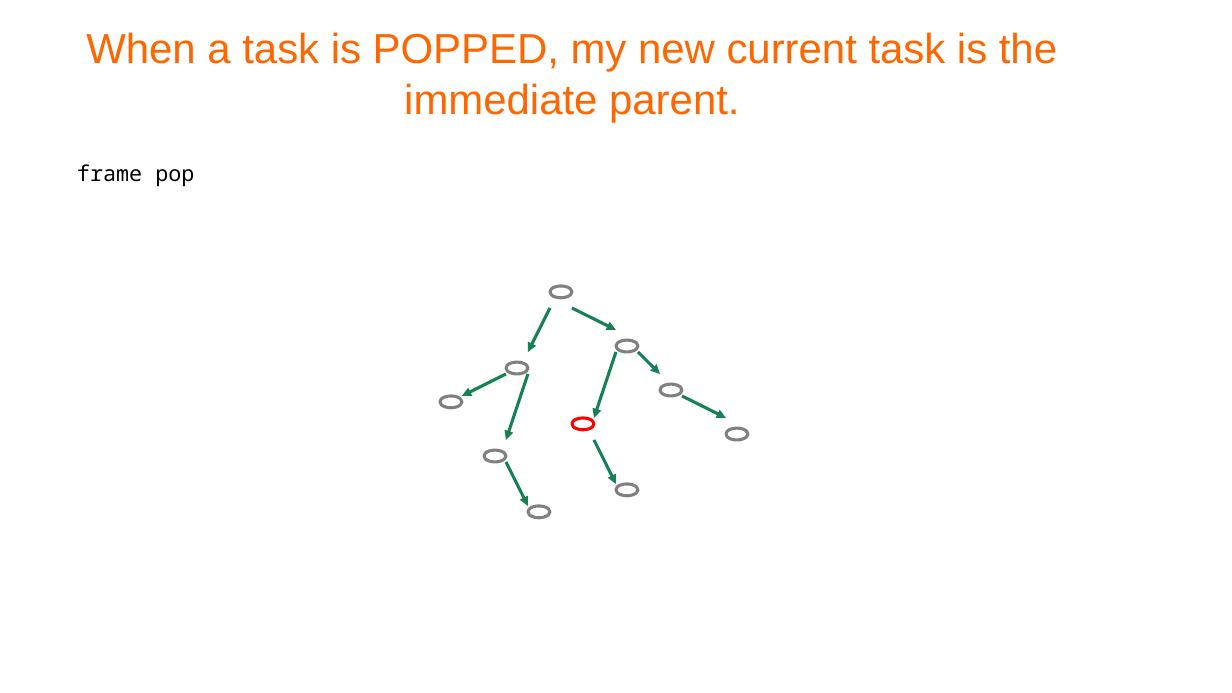
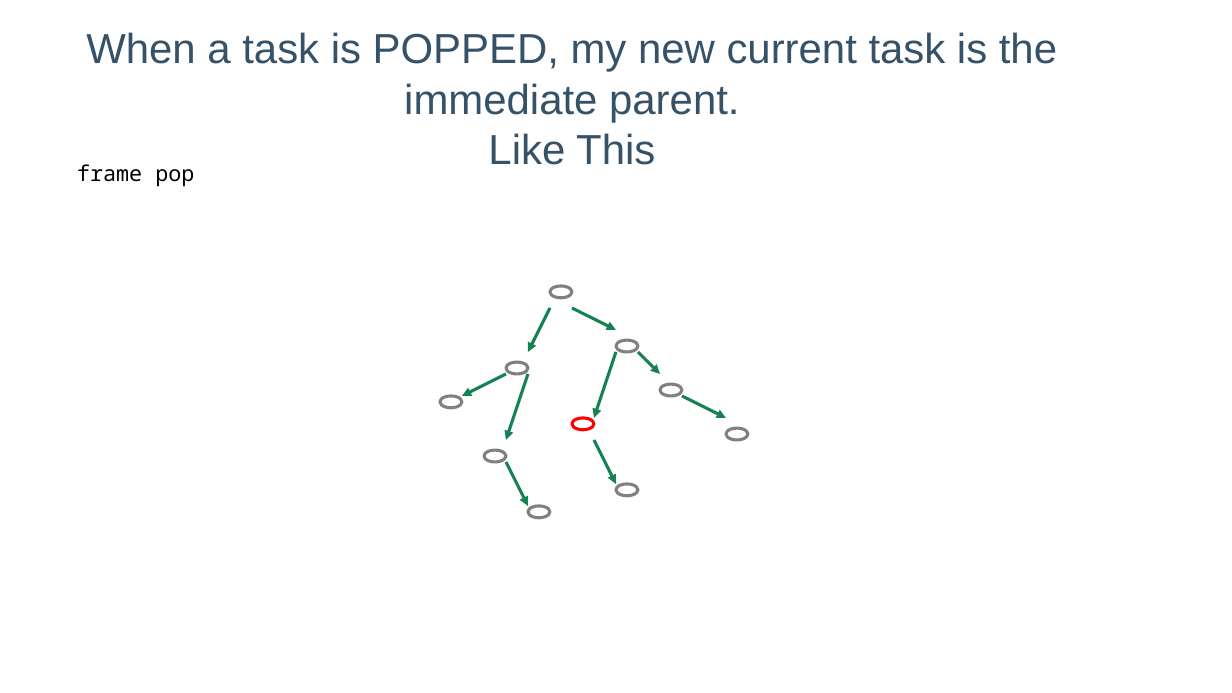
Before and after one commit to lelanthran/frame, a slide deck: slide 36 of docs/FrameIntroduction.odp. Drawn at 1232x693 pixels with LibreOffice and Linux fonts; fonts in the diff are those of the drawing; background and template pictures are left out. Boxes give left, top, right and bottom in pixels: in the first picture for what was removed or moved away, otherwise in the second. Text is boxed around its words. In the diff, an @@ line names an element or a change of style, - is before the commit and + after.

```diff
--- a/docs/FrameIntroduction.odp
+++ b/docs/FrameIntroduction.odp
@@ title at [86,32,1057,165]: text changed; text colour #FF6600 to #355269 @@
-When a task is POPPED, my new current task is the immediate parent.
+When a task is POPPED, my new current task is the immediate parent.
+Like This
```
Also in this commit, not shown: 47 other slides changed.
